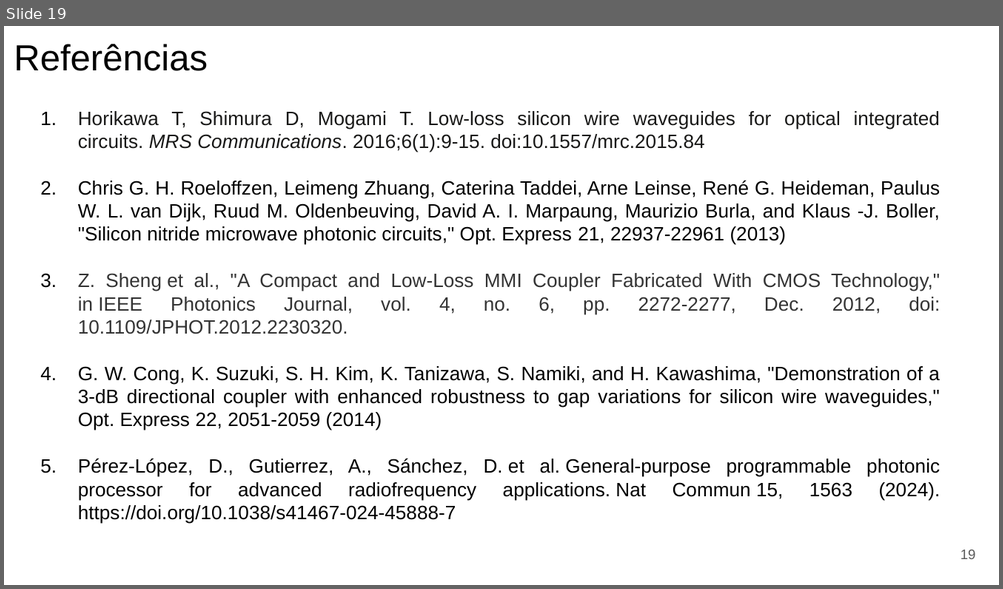
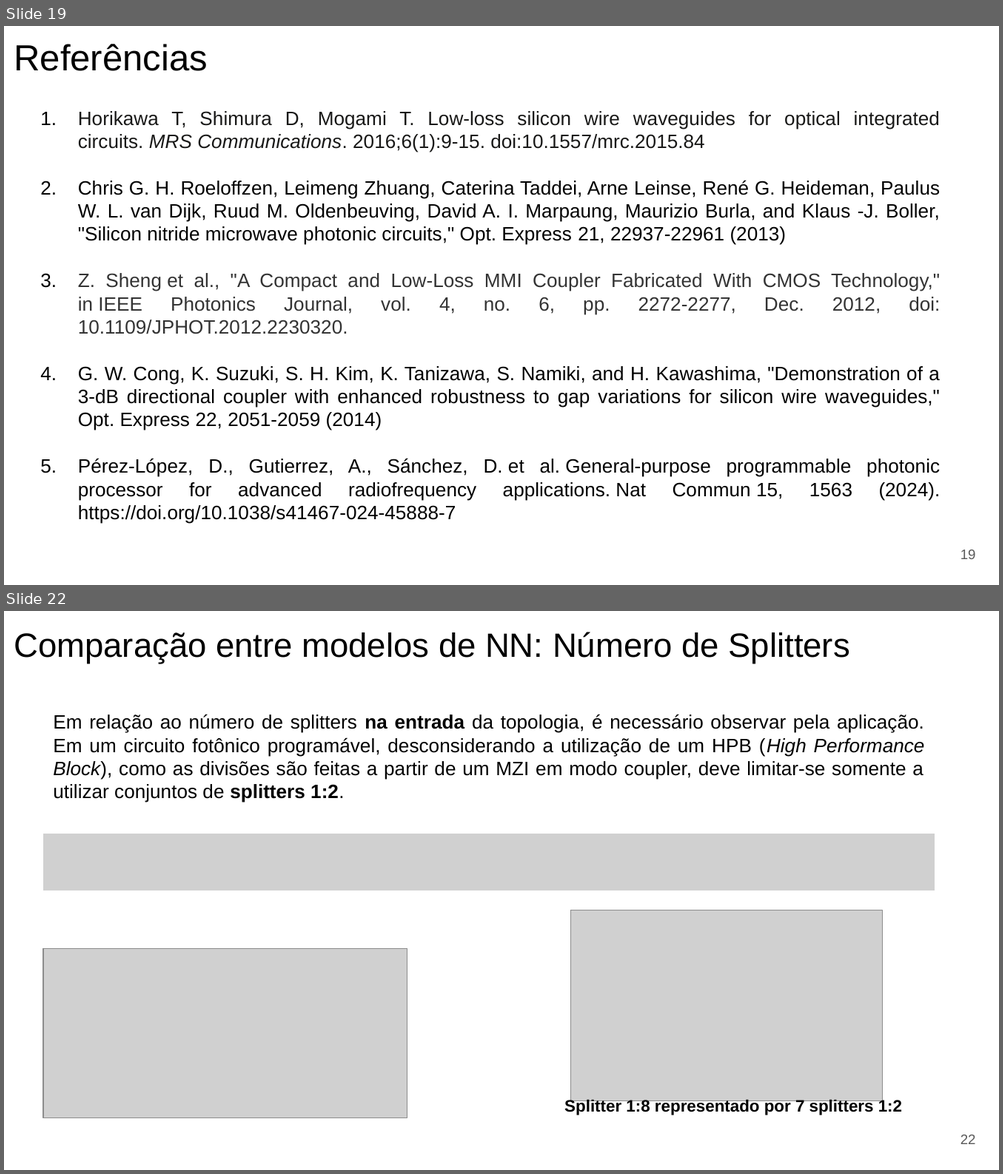
Before and after one commit to CaioRodrigues200/Programmable-Multifunctional-Circuit, a slide deck: Documentation/PPC_Report.pptx. Shown one above the other, each under a label of ours: slide 19 before the commit, slides 19 and 22 after it; the slides between them are not shown. The pictures are 1003x589 and 1003x1174 pixels, drawn with LibreOffice and Linux fonts; fonts in the diff are those of the drawing; grey boxes stand for pictures. Boxes give left, top, right and bottom in pixels: in the first picture for what was removed or moved away, otherwise in the second. Text is boxed around its words. In the diff, an @@ line names an element or a change of style, - is before the commit and + after.

```diff
--- a/Documentation/PPC_Report.pptx
+++ b/Documentation/PPC_Report.pptx
@@ slide 22 added at (4, 611, 999, 1170), background #FFFFFF @@
@@ text added at (14, 632, 850, 664), 24.4 pt, text #000000 @@
+Comparação entre modelos de NN: Número de Splitters
@@ text added at (53, 714, 925, 803), 14 pt, text #000000 @@
+Em relação ao número de splitters na entrada da topologia, é necessário observar pela aplicação. Em um circuito fotônico programável, desconsiderando a utilização de um HPB (High Performance Block), como as divisões são feitas a partir de um MZI em modo coupler, deve limitar-se somente a utilizar conjuntos de splitters 1:2.
@@ picture added at (44, 834, 935, 891) @@
@@ picture added at (570, 911, 881, 1102) @@
@@ picture added at (44, 949, 408, 1118) @@
@@ text added at (564, 1099, 902, 1116), 12 pt, text #000000, bold @@
+Splitter 1:8 representado por 7 splitters 1:2
@@ page number added at (960, 1135, 976, 1145), 10 pt, text #595959 @@
+22
```
Also in this commit, not shown: 1 slide changed, 5 other slides added.
